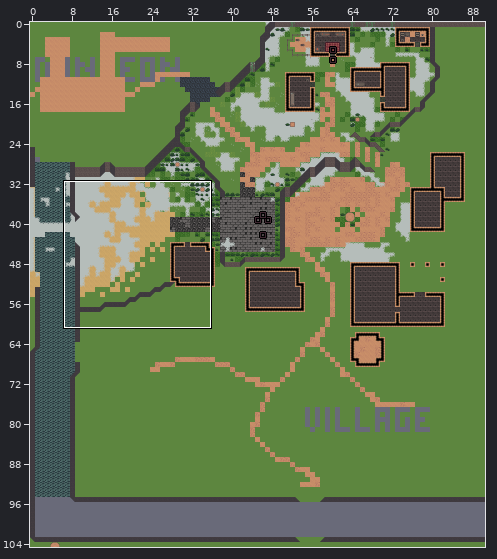
Two versions of a level (LDtk project, levels/main/main.ldtk). The first picture is a wide view before the edit; the outline marks the close-up.
Close-up. First the earlier version:
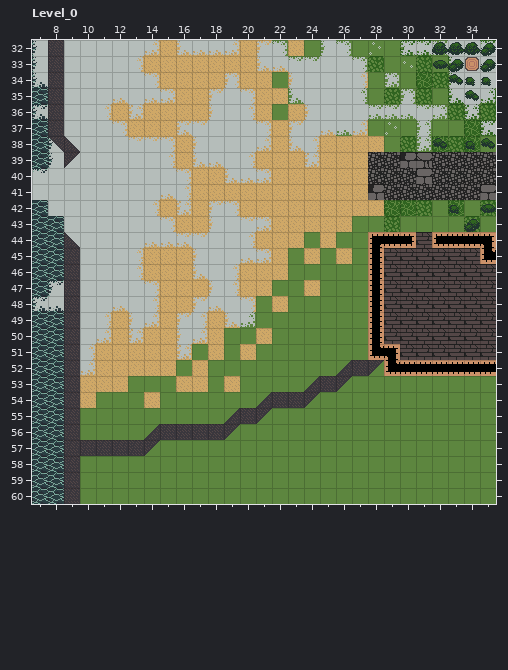
Cells are 16x16 px. Shown: Level_0 x 7..35, y 32..60.
After:
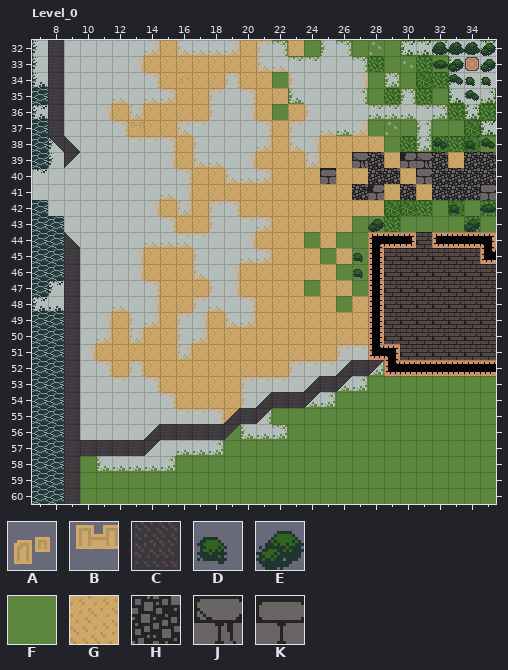
Key: from "on_tiles": A 28, B 36; from "on_tiles_auto": C 1 "snow"; from "solids": D 37, E 45; from "tiles": F 0, G 3, H 10, J 17, K 25.
_ is an empty cell.
From old to new:
Layer "tiles":
y 39: x 27 G -> J; x 29 H -> G; x 33 H -> G
y 40: x 25 G -> K; x 30 H -> G
y 41: x 27 G -> H; x 29 H -> G; x 31 H -> G
y 45: x 23 F -> G
y 46: x 23..25 FFF -> GGG
y 47: x 22..26 FFGFF -> GGFGG
y 48: x 21 F -> G; x 23..25 FFF -> GGG; x 27 F -> G
y 49: x 20..27 FFFFFFFF -> GGGGGGGG
y 50: x 19..20 FF -> GG; x 22..27 FFFFFF -> GGGGGG
y 51: x 17 F -> G; x 19 F -> G; x 21..27 FFFFFFF -> GGGGGGG
y 52: x 16 F -> G; x 18..26 FFFFFFFFF -> GGGGGGGGG
y 53: x 13..15 FFF -> GGG; x 18 F -> G; x 20..24 FFFFF -> GGGGG
y 54: x 11..13 FFF -> GGG; x 15..21 FFFFFFF -> GGGGGGG
y 55: x 10..19 FFFFFFFFFF -> GGGGGGGGGG
y 56: x 10..14 FFFFF -> GGGGG
Layer "on_tiles_auto":
y 51: x 26..27 __ -> CC
y 52: x 11 _ -> C; x 13 _ -> C; x 23..26 ____ -> CCCC; x 28 _ -> C
y 53: x 10..14 _____ -> CCCCC; x 20..24 _____ -> CCCCC; x 26..27 __ -> CC
y 54: x 10..15 ______ -> CCCCCC; x 20..21 __ -> CC; x 24..25 __ -> CC
y 55: x 10..18 _________ -> CCCCCCCCC; x 21 _ -> C
y 56: x 10..14 _____ -> CCCCC; x 20..22 ___ -> CCC
y 57: x 14..18 _____ -> CCCCC
y 58: x 11..15 _____ -> CCCCC
Layer "on_tiles":
y 34: x 16 _ -> A
y 37: x 13 _ -> B
Layer "solids":
y 43: x 28 _ -> E
y 45..46: x 27 _ -> D
